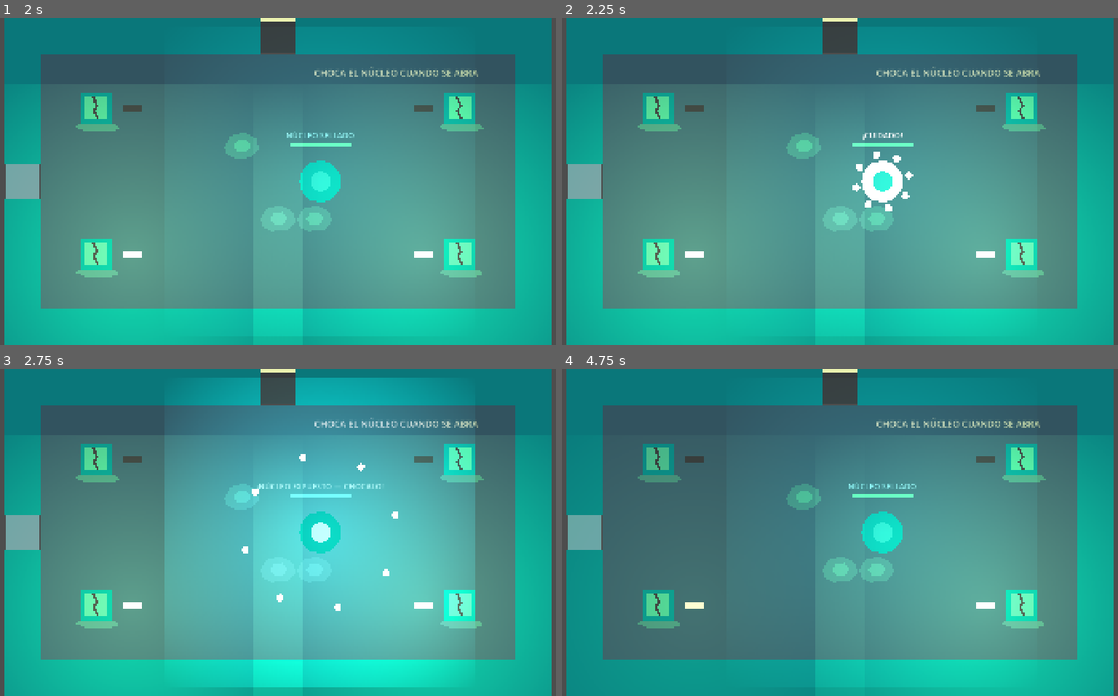
Above: before the commit, frames 1-4 (two rows, left to right).
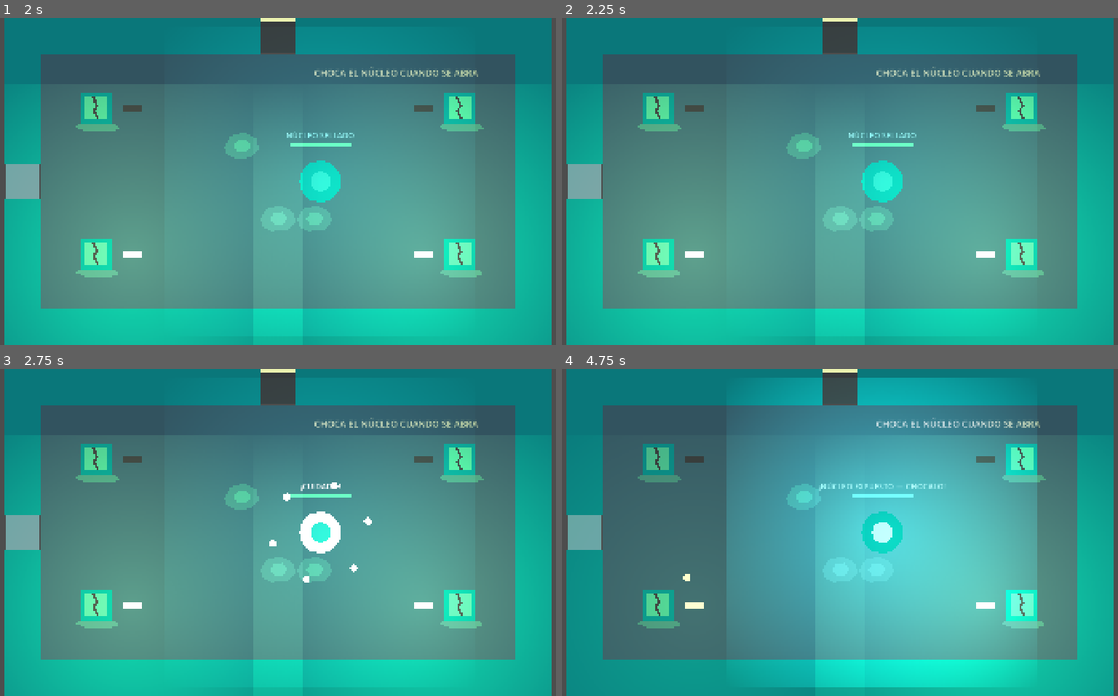
Above: after the commit, the same moments.

Repository: alfonso1031/game_jam
Game: Godot game, scene res://scenes/rooms/l3_nucleo.tscn
Two runs of this game, one before a commit and one after it. Both use one fixed random seed, a clock stepped at 60 frames per second and the inputs below. This scene is started directly instead of the project's main scene.
Inputs:
- Up to frame 1 (2 s): tap Enter at 0.5 s; hold D (move_right) 0.53-1.28 s; tap Shift (dash) at 0.6, 1.35 s; tap Space at 1.25 s; hold S (move_down) from 1.28 s (still down)
- Up to frame 2 (2.25 s): tap Enter at 2 s; release S (move_down) at 2.03 s; hold D (move_right) from 2.03 s (still down); tap Shift (dash) at 2.1 s
- Up to frame 3 (2.75 s): keep holding D (move_right)
- Up to frame 4 (4.75 s): release D (move_right) at 2.78 s; hold W (move_up) 2.78-3.53 s; tap Shift (dash) at 2.85, 3.6, 4.35 s; hold A (move_left) from 3.53 s (still down)

Frame 1 is identical in both runs. In frame 2, 0.9% of the frame differs, in the area x 51-64%, y 34-60%; in frame 3, 39%, in the area x 31-86%, y 2-98%; in frame 4, 38%.

Commit message:
fix: el boss dañaba al jugador justo después de recibir un golpe
Al golpear el núcleo expuesto, `_take_damage()` volvía directo a CHASE. Como el
jugador seguía solapado con la hitbox, `_resolve_contact()` le aplicaba daño de
contacto en el frame siguiente: pegarle salía siempre con un golpe recibido.

- Nuevo estado RECOIL: el boss sale despedido y no hace daño por contacto
  durante 0.9 s tras cada golpe recibido

Balance más accesible:
- Vida del boss 6 -> 4, del jugador 3 -> 5
- Ventana vulnerable 1.9/1.6/1.3 s -> 3.4/3.0/2.6 s
- Velocidad de persecución 55/85/120 -> 45/65/85
- Proyectiles por ráfaga 8/10/12 -> 6/8/10, y su velocidad 330 -> 250 px/s

Diff:
--- a/prueba_2/scripts/autoload/game_state.gd
+++ b/prueba_2/scripts/autoload/game_state.gd
@@ -9,8 +9,8 @@
 var visited: Dictionary = {}
 var abilities: Dictionary = {}
 var bosses_defeated: Dictionary = {}
-var max_health: int = 3
-var health: int = 3
+var max_health: int = 5
+var health: int = 5
 
 func has_ability(id: String) -> bool:
 	return abilities.has(id)
--- a/prueba_2/scripts/boss/boss_core.gd
+++ b/prueba_2/scripts/boss/boss_core.gd
@@ -4,17 +4,20 @@
 const ProjectileScene := preload("res://scenes/boss/projectile.tscn")
 const PickupScene := preload("res://scenes/props/ability_pickup.tscn")
 
-const MAX_HEALTH := 6
+const MAX_HEALTH := 4
 const HIT_COOLDOWN := 0.7
+# Tras un golpe el boss retrocede y no hace daño por contacto: si no, el jugador
+# sigue solapado con la hitbox y come daño en el frame siguiente.
+const RECOIL_TIME := 0.9
 
 # Por fase (1..3): velocidad de persecución, duración de persecución,
 # cantidad de proyectiles y ventana de vulnerabilidad.
-const CHASE_SPEED := [55.0, 85.0, 120.0]
-const CHASE_TIME := [2.2, 1.8, 1.4]
-const BURST_COUNT := [8, 10, 12]
-const VULNERABLE_TIME := [1.9, 1.6, 1.3]
+const CHASE_SPEED := [45.0, 65.0, 85.0]
+const CHASE_TIME := [2.4, 2.0, 1.7]
+const BURST_COUNT := [6, 8, 10]
+const VULNERABLE_TIME := [3.4, 3.0, 2.6]
 
-enum State {CHASE, SHOOT, VULNERABLE, DEAD}
+enum State {CHASE, SHOOT, VULNERABLE, RECOIL, DEAD}
 
 @export var room_id: String = "L3_NUCLEO"
 @export var ability_id: String = "dash"
@@ -72,13 +75,18 @@
 			core.scale = Vector2.ONE * (1.0 + sin(_pulse * 8.0) * 0.12)
 			if _timer <= 0.0:
 				_enter_chase()
+		State.RECOIL:
+			velocity = velocity.lerp(Vector2.ZERO, 0.06)
+			move_and_slide()
+			if _timer <= 0.0:
+				_enter_chase()
 
 	_resolve_contact()
 
 func _phase() -> int:
-	if health > 4:
+	if health > 2:
 		return 1
-	elif health > 2:
+	elif health > 1:
 		return 2
 	return 3
 
@@ -132,6 +140,8 @@
 		get_parent().add_child(projectile)
 
 func _resolve_contact() -> void:
+	if _state == State.RECOIL:
+		return
 	for body in hitbox.get_overlapping_bodies():
 		if not body.is_in_group("player"):
 			continue
@@ -146,11 +156,22 @@
 	health -= 1
 	_hit_cd = HIT_COOLDOWN
 	_refresh_health_bar()
-	player_node.velocity = (player_node.global_position - global_position).normalized() * 700.0
+	var away := (player_node.global_position - global_position).normalized()
+	player_node.velocity = away * 700.0
 	if health <= 0:
 		_die()
-	else:
-		_enter_chase()
+		return
+	_enter_recoil(-away)
+
+func _enter_recoil(push_dir: Vector2) -> void:
+	_state = State.RECOIL
+	_timer = RECOIL_TIME
+	velocity = push_dir * 420.0
+	shell.color = Palette.WALL
+	core.color = Palette.WALL.lightened(0.1)
+	core.scale = Vector2.ONE
+	light.energy = 0.5
+	_set_label("¡GOLPE!", Palette.SLIME_BODY)
 
 func _die() -> void:
 	_state = State.DEAD
--- a/prueba_2/scripts/boss/projectile.gd
+++ b/prueba_2/scripts/boss/projectile.gd
@@ -1,6 +1,6 @@
 extends Area2D
 
-const SPEED := 330.0
+const SPEED := 250.0
 const LIFETIME := 4.0
 
 var direction := Vector2.RIGHT
Not shown, changed: DOCUMENTACION.md
